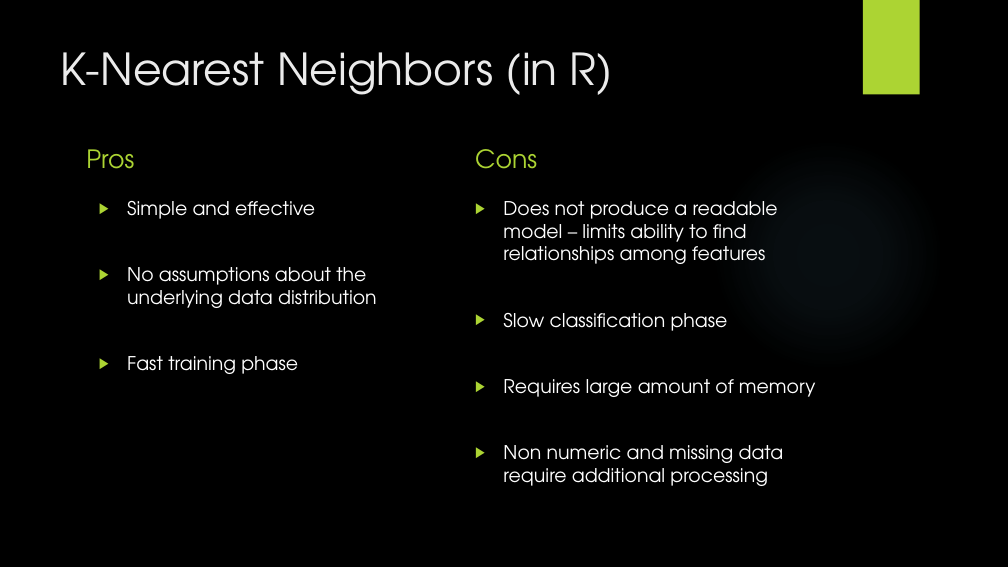
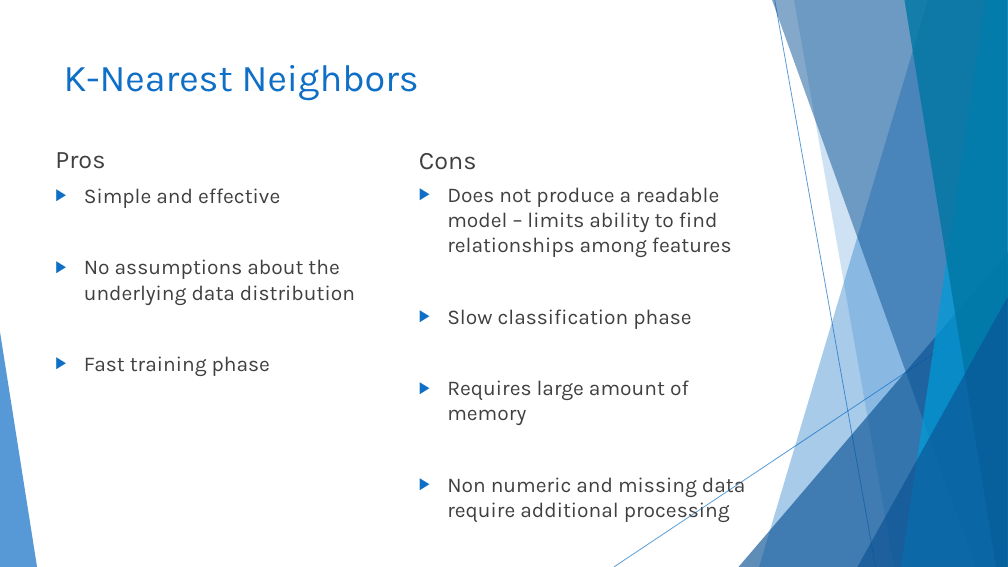
Before and after one commit to codyhock/Senior-Project, a slide deck: slide 13 of CHOCKfinal.pptx. Drawn at 1008x567 pixels with LibreOffice and Linux fonts; fonts in the diff are those of the drawing; background and template pictures are left out. Boxes give left, top, right and bottom in pixels: in the first picture for what was removed or moved away, otherwise in the second. Text is boxed around its words. In the diff, an @@ line names an element or a change of style, - is before the commit and + after.

```diff
--- a/CHOCKfinal.pptx
+++ b/CHOCKfinal.pptx
@@ background picture (left out) to #FFFFFF @@
@@ rectangle removed at [863,0,920,95] @@
@@ title at [64,65,419,101]: text changed; size 42 to 36 pt; font TeX Gyre Adventor to Karla; text colour #EBEBEB to #0F6FC6 @@
-K-Nearest Neighbors (in R)
+K-Nearest Neighbors
@@ text "Pros": place and size @@
-text "Pros" at [86,149,134,169]
+text "Pros" at [55,152,105,169]
@@ text "Pros" at [55,152,105,169]: font TeX Gyre Adventor to Karla, text colour #ACD433 to #404040 @@
@@ text "Cons" at [419,153,477,170]: font TeX Gyre Adventor to Karla, text colour #ACD433 to #404040 @@
@@ text "Cons": place and size @@
-text "Cons" at [475,149,537,169]
+text "Cons" at [419,153,477,170]
@@ ellipse removed at [712,138,944,371] @@
@@ text "Simple and effective": place and size @@
-text "Simple and effective" at [127,201,377,374]
+text "Simple and effective" at [84,188,355,376]
@@ text "Simple and effective" at [84,188,355,376]: size 18 to 20 pt, font TeX Gyre Adventor to Karla, text colour #FFFFFF to #404040; bullet colour #ACD433 to #0F6FC6 @@
@@ text "Does not produce a readable ..." at [447,187,745,523]: size 18 to 20 pt, font TeX Gyre Adventor to Karla, text colour #FFFFFF to #404040; bullet colour #ACD433 to #0F6FC6 @@
@@ text "Does not produce a readable ...": place and size @@
-text "Does not produce a readable ..." at [503,201,815,486]
+text "Does not produce a readable ..." at [447,187,745,523]
@@ group added at [0,0,1008,567]: 5 freeform shapes, 3 triangles, 2 lines @@
```
Also in this commit, not shown: 26 other slides changed, 3 slides added, 3 slides removed.
